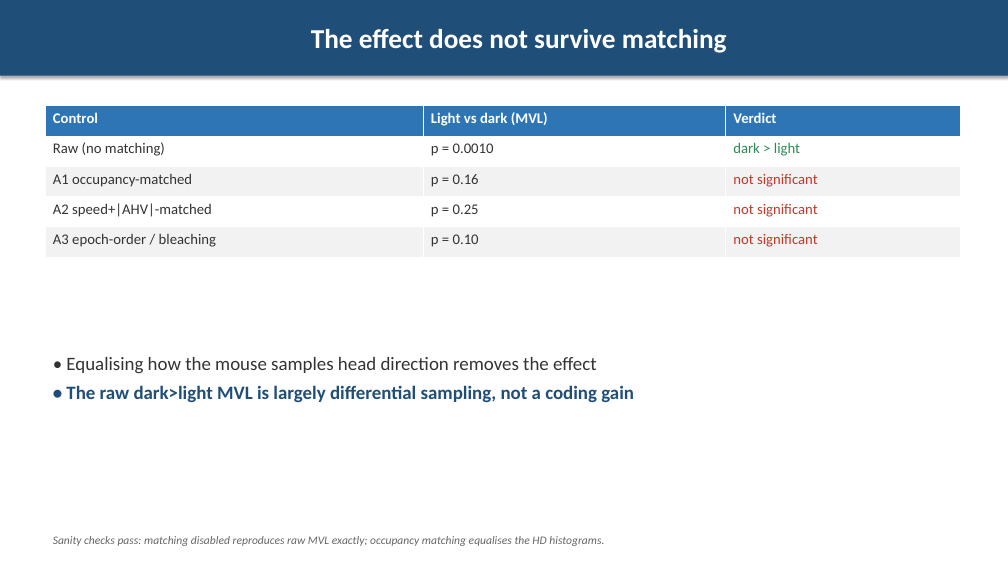
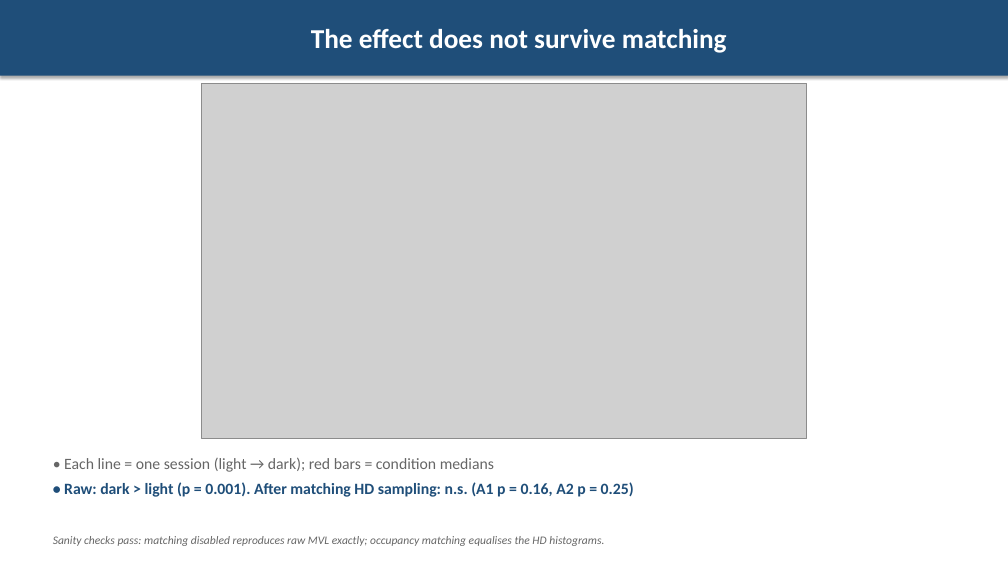
Before and after one commit to chaplinta/hm2p, a slide deck: slide 5 of docs/manuscripts/results-summary-deck.pptx. Drawn at 1008x567 pixels with LibreOffice and Linux fonts; fonts in the diff are those of the drawing; grey boxes stand for pictures. Boxes give left, top, right and bottom in pixels: in the first picture for what was removed or moved away, otherwise in the second. Text is boxed around its words. In the diff, an @@ line names an element or a change of style, - is before the commit and + after.

```diff
--- a/docs/manuscripts/results-summary-deck.pptx
+++ b/docs/manuscripts/results-summary-deck.pptx
@@ picture added at (202,83,807,438) @@
@@ table removed at (45,106,960,257), 5 rows, 3 columns @@
-Control | Light vs dark (MVL) | Verdict
-Raw (no matching) | p = 0.0010 | dark > light
-A1 occupancy-matched | p = 0.16 | not significant
-A2 speed+|AHV|-matched | p = 0.25 | not significant
-A3 epoch-order / bleaching | p = 0.10 | not significant
@@ text at (64,457,634,497): text changed; size 18 to 15 pt @@
-• Equalising how the mouse samples head direction removes the effect
-• The raw dark>light MVL is largely differential sampling, not a coding gain
+• Each line = one session (light → dark); red bars = condition medians
+• Raw: dark > light (p = 0.001). After matching HD sampling: n.s. (A1 p = 0.16, A2 p = 0.25)
```
Also in this commit, not shown: 3 other slides changed, 6 other files.
